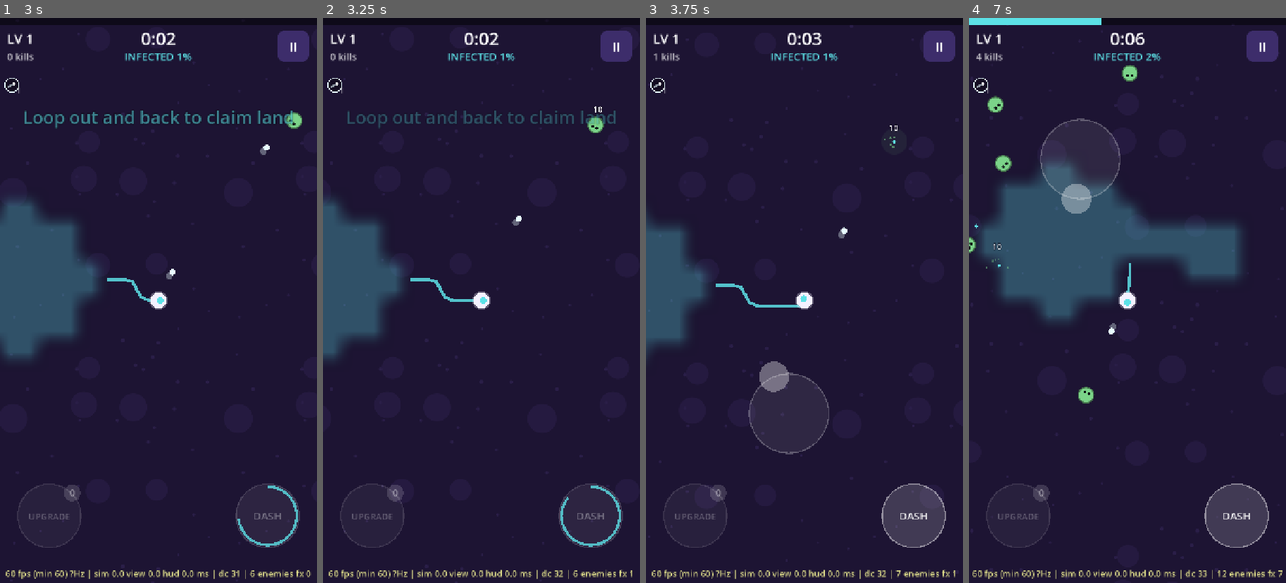
Above: before the commit, frames 1-4 (left to right).
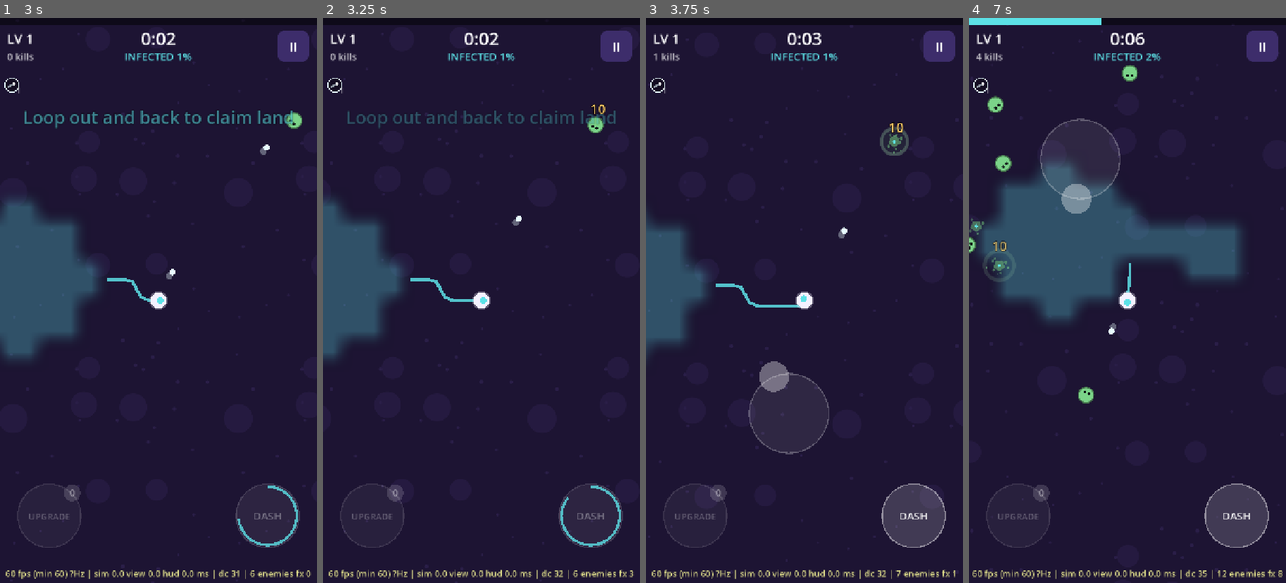
Above: after the commit, the same moments.

Repository: yousufkamran222-code/survivor-lite
Game: Godot game, scene res://scenes/main.tscn
The game is run twice, just before and just after one commit, with the same random seed, the same clock (stepped at 60 frames per second) and the same inputs.
Inputs (mouse positions are in pixels of both pictures, inside the frame that each line leads up to):
- Up to frame 1 (3 s): click "PLAY" at 0.5 s; tap Enter at 1.25 s; move the mouse to (228, 272) at 1.27 s; hold D 1.28-2 s; tap E at 1.35 s; click (228, 272) at 1.42 s; tap Space at 1.52 s; drag from (95, 328) to (142, 413) at 2.02 s; move the mouse to (190, 176) at 2.77 s; hold D from 2.78 s (still down); tap 1 at 2.85 s
- Up to frame 2 (3.25 s): keep holding D
- Up to frame 3 (3.75 s): release D at 3.5 s; drag from (788, 413) to (709, 215) at 3.52 s
- Up to frame 4 (7 s): move the mouse to (1222, 385) at 4.27 s; hold A 4.28-5 s; tap E at 4.35 s; tap Space at 4.52 s; drag from (1032, 215) to (1079, 159) at 5.02 s; move the mouse to (1143, 300) at 5.77 s; hold S 5.78-6.5 s; tap 1 at 5.85 s; click (1143, 300) at 5.92 s; drag from (1079, 159) to (1064, 328) at 6.52 s

Frame 1 is identical in both runs. In frame 2, less than 0.1% of the frame differs, in the area x 84-98%, y 15-99%; in frame 3, 0.3%; in frame 4, 0.3%, in the area x 0-99%, y 35-99%.

Commit message:
Polish Phase 2: combat feel
Presentation only (balance sims unchanged); knobs in balance.json juice.
- Hits: enemies pulse while flashing; 2 sparks per hit (budgeted per frame).
- Damage numbers v2: pop-in, hits on the same enemy merge into a growing
  total, bigger and gold for big hits (hit event now carries uid/frac).
- Kills: batched kill rings, fading goo splats on the floor (ring buffer
  of 50), alternating kill sounds (new kill2) whose pitch climbs with the
  chain.
- Elite kill: hit-stop + gold shower. Boss kill: 0.8 s slow-motion.
- Smooth camera shake (no buzz at 120 fps), shake_mult knob.
- Cosmetic kill streak 'x25' with milestone chimes.
- New textures: ShapeTextures.ring and .splat.
- build_assets: new sounds go at the end (shared noise RNG).
Desktop cost: view +0.15 ms, HUD +0.08 ms. 120 tests pass.

Co-Authored-By: Claude Opus 5.5 <noreply@anthropic.com>
Claude-Session: https://claude.ai/code/session_01Gsp3VoJ3zGpAvdK2aQa9r5

Diff:
--- a/data/balance.json
+++ b/data/balance.json
@@ -180,7 +180,22 @@
     "dash_button_radius": 72,
     "dash_button_margin": 40,
     "shake_bomb": 18,
-    "hitstop_chest_s": 0.0
+    "hitstop_chest_s": 0.0,
+    "hit_pulse": 0.22,
+    "hit_sparks_per_frame": 6,
+    "splat_max": 50,
+    "splat_s": 3.0,
+    "num_pop": 0.6,
+    "num_merge_s": 0.3,
+    "num_big_scale": 0.6,
+    "streak_window_s": 1.2,
+    "streak_show": 10,
+    "kill_pitch_step": 0.02,
+    "kill_pitch_max": 0.4,
+    "hitstop_elite_s": 0.08,
+    "slowmo_boss_s": 0.8,
+    "slowmo_scale": 0.3,
+    "shake_mult": 1.0
   },
   "palette": {
     "core": "#ffb27a",
--- a/scripts/autoload/sfx.gd
+++ b/scripts/autoload/sfx.gd
@@ -7,6 +7,7 @@
 	"shoot": preload("res://assets/processed/sfx/shoot.wav"),
 	"hit": preload("res://assets/processed/sfx/hit.wav"),
 	"kill": preload("res://assets/processed/sfx/kill.wav"),
+	"kill2": preload("res://assets/processed/sfx/kill2.wav"),
 	"pickup": preload("res://assets/processed/sfx/pickup.wav"),
 	"level_up": preload("res://assets/processed/sfx/level_up.wav"),
 	"hurt": preload("res://assets/processed/sfx/hurt.wav"),
@@ -27,8 +28,8 @@
 	"upgrade": preload("res://assets/processed/sfx/upgrade.wav"),
 	"deny": preload("res://assets/processed/sfx/deny.wav"),
 }
-const MIN_GAP_MS := {"shoot": 70, "hit": 45, "kill": 40, "pickup": 35, "chain": 80, "click": 40, "convert": 90}
-const VOLUME_DB := {"shoot": -14.0, "hit": -12.0, "kill": -9.0, "pickup": -13.0, "chain": -10.0}
+const MIN_GAP_MS := {"shoot": 70, "hit": 45, "kill": 40, "kill2": 40, "pickup": 35, "chain": 80, "click": 40, "convert": 90}
+const VOLUME_DB := {"shoot": -14.0, "hit": -12.0, "kill": -9.0, "kill2": -9.0, "pickup": -13.0, "chain": -10.0}
 
 var _players: Array[AudioStreamPlayer] = []
 var _last := {}
--- a/scripts/core/world.gd
+++ b/scripts/core/world.gd
@@ -827,7 +827,7 @@
 		resist = maxf(resist, float(data.waves.elites.knock_resist))
 	e_knock[i] += knock * (1.0 - resist)
 	if show:
-		_emit({"type": "hit", "pos": e_pos[i], "amount": amount})
+		_emit({"type": "hit", "pos": e_pos[i], "amount": amount, "uid": e_uid[i], "frac": amount / maxf(e_maxhp[i], 1.0)})
 	if e_hp[i] <= 0.0:
 		_dead[i] = true
 
--- a/scripts/game/main.gd
+++ b/scripts/game/main.gd
@@ -39,6 +39,9 @@
 var _new_achievements: Array = []
 var _new_best := false
 var _touch_index := -1
+var _streak := 0  # kills chained within juice.streak_window_s (cosmetic)
+var _streak_ms := 0
+var _slowmo := 0.0  # boss-kill slow motion left (real seconds)
 
 
 func _ready() -> void:
@@ -73,6 +76,8 @@
 		_evo_by_passive[ev.requires] = ev
 		_evo_by_weapon[ev.weapon] = ev
 	hud.show_perf = bool(bal.get("debug", {}).get("show_perf", false))
+	hud.streak_show = int(bal.juice.get("streak_show", 10))
+	hud.streak_window = float(bal.juice.get("streak_window_s", 1.2))
 	ui_root.add_child(hud)
 	# Bake every upgrade icon (and evolved weapon icon) once for the HUD strip.
 	var atlas := IconAtlas.new()
@@ -202,7 +207,11 @@
 		hitstop -= delta
 		return
 	var t0 := Time.get_ticks_usec()
-	world.step(minf(delta, MAX_STEP_DT), _move_input())
+	var dt := minf(delta, MAX_STEP_DT)
+	if _slowmo > 0.0:
+		_slowmo -= delta
+		dt *= float(bal.juice.get("slowmo_scale", 1.0))
+	world.step(dt, _move_input())
 	hud.sim_ms = lerpf(hud.sim_ms, (Time.get_ticks_usec() - t0) / 1000.0, 0.1)
 	hud.cam_pos = view.cam.position
 	hud.fx_count = view.fx.size()
@@ -242,7 +251,7 @@
 			"hit":
 				Sfx.play("hit")
 			"kill":
-				Sfx.play("kill")
+				_on_kill_streak()
 			"pickup":
 				Sfx.play("pickup", 0.15)
 			"nova":
@@ -266,6 +275,7 @@
 			"boss_killed":
 				Sfx.play("boss", 0.0)
 				hitstop = maxf(hitstop, float(bal.juice.hitstop_boss_kill_s))
+				_slowmo = float(bal.juice.get("slowmo_boss_s", 0.0))
 				Analytics.event("boss_killed", {"t": int(world.time)})
 			"death":
 				Sfx.play("death", 0.0)
@@ -293,6 +303,7 @@
 			"elite_killed":
 				Sfx.play("boss", 0.1)
 				Input.vibrate_handheld(60)
+				hitstop = maxf(hitstop, float(bal.juice.get("hitstop_elite_s", 0.0)))
 			"evolution_ready":
 				hud.toast("EVOLUTION READY", pal.ui_accent, 2.4)
 				hud.toast("Kill an elite for a chest", Color(pal.text, 0.9), 2.4)
@@ -340,12 +351,30 @@
 				Analytics.event("pickup", {"kind": ev.kind, "t": int(world.time)})
 
 
+## Kill sound climbs in pitch while kills keep chaining (cosmetic streak;
+## no gameplay effect). Milestones get a chime and a HUD pop.
+func _on_kill_streak() -> void:
+	var now := Time.get_ticks_msec()
+	_streak = _streak + 1 if now - _streak_ms < int(float(bal.juice.get("streak_window_s", 1.0)) * 1000.0) else 1
+	_streak_ms = now
+	var j: Dictionary = bal.juice
+	var pitch := 1.0 + minf(_streak * float(j.get("kill_pitch_step", 0.0)), float(j.get("kill_pitch_max", 0.0)))
+	Sfx.play("kill2" if _streak % 2 == 0 else "kill", 0.04, pitch)
+	hud.set_streak(_streak)
+	if _streak in [25, 50, 100, 200, 400]:
+		Sfx.play("chest", 0.0, 1.1)
+		Input.vibrate_handheld(30)
+
+
 func _start_run() -> void:
 	var meta := Progression.meta_bonus(data.meta, Save.meta_levels)
 	world = World.new(GameData.apply_mode(data, _current_mode().id), randi(), meta)
 	view.set_world(world)
 	hud.world = world
 	hitstop = 0.0
+	_slowmo = 0.0
+	_streak = 0
+	hud.set_streak(0)
 	Analytics.event("run_start", {"run": Save.runs + 1, "mode": _current_mode().id})
 	if world.terr != null:
 		hud.toast("Loop out and back to claim land", pal.player_nucleus, 3.0)
--- a/scripts/game/shape_textures.gd
+++ b/scripts/game/shape_textures.gd
@@ -80,3 +80,31 @@
 			var d := absf(p.x) / 0.8 + absf(p.y)
 			img.set_pixel(x, y, Color(1, 1, 1, _aa(1.0, d, 1.5 / h)))
 	return ImageTexture.create_from_image(img)
+
+
+## Thin ring (kill pops), batched like the discs.
+static func ring(size: int = 64) -> ImageTexture:
+	var img := Image.create(size, size, false, Image.FORMAT_RGBA8)
+	var h := size / 2.0
+	var px := 1.0 / h
+	for y in size:
+		for x in size:
+			var d := Vector2((x + 0.5 - h) / h, (y + 0.5 - h) / h).length()
+			img.set_pixel(x, y, Color(1, 1, 1, _aa(1.0, d, px) * (1.0 - _aa(0.78, d, px))))
+	return ImageTexture.create_from_image(img)
+
+
+## Goo splat for the floor: a soft blob with a few droplets (deterministic).
+static func splat(size: int = 64) -> ImageTexture:
+	var img := Image.create(size, size, false, Image.FORMAT_RGBA8)
+	var h := size / 2.0
+	var px := 1.0 / h
+	var drops := [[Vector2(0.62, -0.3), 0.16], [Vector2(-0.55, 0.45), 0.13], [Vector2(0.15, 0.7), 0.1], [Vector2(-0.4, -0.62), 0.11]]
+	for y in size:
+		for x in size:
+			var p := Vector2((x + 0.5 - h) / h, (y + 0.5 - h) / h)
+			var a := _aa(0.5 + 0.05 * sin(atan2(p.y, p.x) * 5.0), p.length(), px)
+			for dr in drops:
+				a = maxf(a, _aa(dr[1], p.distance_to(dr[0]), px))
+			img.set_pixel(x, y, Color(1, 1, 1, a))
+	return ImageTexture.create_from_image(img)
--- a/scripts/game/world_view.gd
+++ b/scripts/game/world_view.gd
@@ -39,6 +39,16 @@
 var _blob_scale := 1.0
 var _core_flash := 0.0
 var digits: DigitAtlas  # set by Main; baked digits for damage numbers
+var _splats: SpriteBatch  # goo left on the floor by kills (under everything)
+var _rings: SpriteBatch  # kill rings (batched ring texture)
+var _sp_pos := PackedVector2Array()
+var _sp_size := PackedFloat32Array()
+var _sp_col := PackedColorArray()
+var _sp_t := PackedFloat32Array()
+var _sp_next := 0
+var _num_by_uid := {}  # enemy uid -> its live damage number (merging)
+var _sparks_left := 0  # hit sparks still allowed this frame
+var _shake_t := 0.0
 ## CPU ms spent in this view since Main last read it (fill + draw recording);
 ## Main resets it each frame (benchmark and perf readout).
 var cpu_ms := 0.0
@@ -61,12 +71,14 @@
 	texture_repeat = CanvasItem.TEXTURE_REPEAT_ENABLED
 	var perf: Dictionary = bal.perf
 	var disc := ShapeTextures.disc()
+	_splats = _batch(ShapeTextures.splat(), int(juice.get("splat_max", 50)))
 	_gems = _batch(ShapeTextures.diamond(), int(bal.xp.max_gems))
 	_shots = _batch(disc, int(perf.max_enemy_shots) * 2)
 	_enemies = _batch(ShapeTextures.blob(64, ENEMY_DIRS), int(game_data.waves.max_alive) + 120, ENEMY_DIRS)
 	_allies = _batch(ShapeTextures.ally_cell(), 64)
 	_bullets = _batch(disc, int(perf.max_projectiles) * 2)
-	_dots = _batch(disc, int(perf.max_effects))
+	_dots = _batch(disc, int(perf.max_effects) + 40)
+	_rings = _batch(ShapeTextures.ring(), 48)
 	_blob_scale = 2.0 / ShapeTextures.BLOB_BODY  # body radius -> quad width
 	_top = Node2D.new()
 	_top.draw.connect(_draw_top)
@@ -98,6 +110,13 @@
 		w.terr.dirty.clear()
 	fx.clear()
 	shake = 0.0
+	_num_by_uid.clear()
+	_damage_numbers = 0
+	_sp_pos.clear()
+	_sp_size.clear()
+	_sp_col.clear()
+	_sp_t.clear()
+	_sp_next = 0
 	_damage_numbers = 0
 
 
@@ -111,15 +130,15 @@
 	for ev in events:
 		match ev.type:
 			"hit":
-				if juice.damage_numbers and _damage_numbers < int(bal.perf.max_damage_numbers):
-					_damage_numbers += 1
-					_add_fx({"kind": "num", "pos": ev.pos + Vector2(randf_range(-8, 8), -10), "text": str(roundi(ev.amount)), "value": roundi(ev.amount), "life": 0.55}, max_fx)
+				_on_hit(ev, max_fx)
 			"kill":
 				var c := GameData.color(ev.color)
 				for k in int(juice.kill_burst_particles):
 					var a := randf() * TAU
 					_add_fx({"kind": "dot", "pos": ev.pos, "vel": Vector2(cos(a), sin(a)) * randf_range(60, 170), "color": c, "r": randf_range(2.5, 5.0), "life": 0.35}, max_fx)
 				_add_fx({"kind": "pop", "pos": ev.pos, "color": c, "r": ev.radius, "life": 0.18}, max_fx)
+				_add_fx({"kind": "kring", "pos": ev.pos, "color": c, "r": ev.radius, "life": 0.22}, max_fx + 10)
+				_add_splat(ev.pos, ev.radius * (3.4 if ev.elite else 2.6), c)
 			"nova":
 				_add_fx({"kind": "ring", "pos": ev.pos, "r": ev.radius, "life": 0.3, "color": _wcolor("nova", pal.nova)}, max_fx + 4)
 				if not ev.get("tower", false):
@@ -139,6 +158,10 @@
 			"elite_killed":
 				add_shake(10.0)
 				_add_fx({"kind": "ring", "pos": ev.pos, "r": 150.0, "life": 0.4, "color": elite_color}, max_fx + 4)
+				# Gold shower: sparks burst up and fall.
+				for n in 18:
+					var a := -PI / 2.0 + randf_range(-1.1, 1.1)
+					_add_fx({"kind": "dot", "pos": ev.pos, "vel": Vector2(cos(a), sin(a)) * randf_range(220, 420), "grav": 700.0, "color": elite_color, "r": randf_range(3.0, 6.0), "life": 0.7}, max_fx + 30)
 			"pickup_item":
 				match ev.kind:
 					"vacuum":
@@ -218,17 +241,27 @@
 		if f.t >= f.life:
 			if f.kind == "num":
 				_damage_numbers -= 1
+				if _num_by_uid.get(f.uid) == f:
+					_num_by_uid.erase(f.uid)
 			fx.remove_at(i)
 			continue
 		if f.has("vel"):
+			if f.has("grav"):
+				f.vel.y += f.grav * delta
 			f.pos += f.vel * delta
 		i += 1
 	_hurt_t = maxf(0.0, _hurt_t - delta)
 	_core_flash = maxf(0.0, _core_flash - delta)
 	if world.p_dash_t > 0.0:
 		_add_fx({"kind": "dot", "pos": world.p_pos, "vel": Vector2.ZERO, "color": Color(pal.player, 0.6), "r": world.p_radius, "life": 0.22}, int(bal.perf.max_effects) + 8)
+	_sparks_left = int(juice.get("hit_sparks_per_frame", 6))
+	_age_splats(delta)
+	# Smooth shake: layered sines instead of a new random offset every frame
+	# (which buzzes at 90/120 fps), scaled by the shake setting.
 	shake = maxf(0.0, shake - float(juice.shake_decay) * delta)
-	var off := Vector2(randf_range(-1, 1), randf_range(-1, 1)) * shake
+	_shake_t += delta
+	var off := Vector2(sin(_shake_t * 47.0) * 0.6 + sin(_shake_t * 21.0 + 1.7) * 0.4,
+		cos(_shake_t * 43.0) * 0.6 + sin(_shake_t * 19.0 + 0.4) * 0.4) * shake * float(juice.get("shake_mult", 1.0))
 	cam.position = (world.core_pos if world.p_down > 0.0 else world.p_pos) + off
 	var vp := get_viewport_rect().size
 	var view := Rect2(cam.position - vp / 2.0, vp).grow(80)
@@ -237,6 +270,7 @@
 	_fill_enemies(view)
 	_fill_bullets()
 	_fill_dots()
+	_fill_splats()
 	queue_redraw()
 	_top.queue_redraw()
 
@@ -362,6 +396,7 @@
 	_allies.begin()
 	var white := Color.WHITE
 	var pp := world.p_pos
+	var pulse_k := float(juice.get("hit_pulse", 0.0)) / maxf(float(juice.flash_s), 0.001)
 	for i in world.e_pos.size():
 		var p := world.e_pos[i]
 		var r := world.enemy_radius(i)
@@ -384,7 +419,8 @@
 			c = c.lerp(white, 0.5 + 0.5 * sin(world.time * 40.0))
 		elif world.def_on and world.e_slow[i] > 0.0:
 			c = c.lerp(pal.nova, 0.5)  # Fever Node slow
-		_enemies.add(p, r * _blob_scale, c, (pp - p).angle())
+		var pulse := 1.0 + pulse_k * maxf(world.e_flash[i], 0.0)  # pops a little when hit
+		_enemies.add(p, r * _blob_scale * pulse, c, (pp - p).angle())
 	_enemies.commit()
 	_allies.commit()
 
@@ -410,6 +446,12 @@
 		elif f.kind == "pop":
 			_dots.add(f.pos, f.r * 2.0 * (1.0 + k), Color(f.color, 0.45 * (1.0 - k)))
 	_dots.commit()
+	_rings.begin()
+	for f in fx:
+		if f.kind == "kring":
+			var k: float = f.t / f.life
+			_rings.add(f.pos, f.r * 2.0 * (1.0 + 1.6 * k), Color(f.color.lightened(0.3), 0.9 * (1.0 - k)))
+	_rings.commit()
 
 
 # ------------------------------------------------- immediate top layer (few)
@@ -477,10 +519,17 @@
 	# Damage numbers last, from the baked digit texture: one batch, no text
 	# layout per frame (same look: rise 40 px and fade).
 	if digits != null and digits.baked:
+		var gold: Color = pal.ui_accent
+		var pop := float(juice.get("num_pop", 0.0))
+		var big_k := float(juice.get("num_big_scale", 0.0))
 		for f in fx:
 			if f.kind == "num":
 				var k: float = f.t / f.life
-				digits.draw_number(ci, int(f.value), f.pos + Vector2(0, -40.0 * k - 8.0), 26.0, Color(1, 1, 1, 1.0 - k * k))
+				var big := clampf(float(f.frac), 0.0, 1.0)
+				var h := 26.0 * (1.0 + big_k * big) * (1.0 + pop * maxf(0.0, 1.0 - f.t / 0.12))
+				var col := Color.WHITE.lerp(gold, clampf(big * 1.5, 0.0, 1.0))
+				col.a = 1.0 - k * k
+				digits.draw_number(ci, int(f.value), f.pos + Vector2(0, -40.0 * k - 8.0), h, col)
 	var bi := world.boss_index
 	if bi >= 0 and bi < world.e_pos.size():
 		var p := world.e_pos[bi]
@@ -550,3 +599,63 @@
 	if left < 2.5 and fmod(now, 0.25) < 0.12:
 		c = pal.player_hurt
 	ci.draw_polyline(pts, Color(c, 0.85), 7.0)
+
+
+## Damage numbers merge per enemy while hits keep landing (one growing total
+## instead of a spray), and each hit throws a couple of sparks (budgeted per
+## frame).
+func _on_hit(ev: Dictionary, max_fx: int) -> void:
+	if juice.damage_numbers:
+		var uid := int(ev.get("uid", -1))
+		var old: Variant = _num_by_uid.get(uid)
+		if old != null and old.t < float(juice.get("num_merge_s", 0.0)):
+			old.value += roundi(ev.amount)
+			old.frac += float(ev.get("frac", 0.0))
+			old.t = 0.0
+		elif _damage_numbers < int(bal.perf.max_damage_numbers):
+			_damage_numbers += 1
+			var f := {"kind": "num", "pos": ev.pos + Vector2(randf_range(-8, 8), -10), "text": str(roundi(ev.amount)),
+				"value": roundi(ev.amount), "frac": float(ev.get("frac", 0.0)), "uid": uid, "life": 0.55}
+			_add_fx(f, max_fx)
+			_num_by_uid[uid] = f
+	if _sparks_left > 0:
+		_sparks_left -= 1
+		for n in 2:
+			var a := randf() * TAU
+			_add_fx({"kind": "dot", "pos": ev.pos, "vel": Vector2(cos(a), sin(a)) * randf_range(180, 320), "color": Color(1, 0.95, 0.75), "r": 2.5, "life": 0.14}, max_fx + 20)
+
+
+## Floor goo: a fixed-size ring buffer, faded out over juice.splat_s.
+func _add_splat(pos: Vector2, size: float, c: Color) -> void:
+	var cap := int(juice.get("splat_max", 0))
+	if cap <= 0:
+		return
+	var col := Color(c.darkened(0.15), 0.6)
+	if _sp_pos.size() < cap:
+		_sp_pos.append(pos)
+		_sp_size.append(size)
+		_sp_col.append(col)
+		_sp_t.append(0.0)
+	else:
+		_sp_pos[_sp_next] = pos
+		_sp_size[_sp_next] = size
+		_sp_col[_sp_next] = col
+		_sp_t[_sp_next] = 0.0
+		_sp_next = (_sp_next + 1) % cap
+
+
+func _age_splats(delta: float) -> void:
+	for i in _sp_t.size():
+		_sp_t[i] += delta
+
+
+func _fill_splats() -> void:
+	_splats.begin()
+	var life := float(juice.get("splat_s", 3.0))
+	for i in _sp_pos.size():
+		var k := _sp_t[i] / life
+		if k < 1.0:
+			var c := _sp_col[i]
+			c.a *= 1.0 - k * k
+			_splats.add(_sp_pos[i], _sp_size[i] * (1.0 + 0.15 * minf(_sp_t[i] * 8.0, 1.0)), c)
+	_splats.commit()
--- a/scripts/ui/hud_overlay.gd
+++ b/scripts/ui/hud_overlay.gd
@@ -42,6 +42,10 @@
 var _bars_wait := 0.0
 var _sig_world: World = null
 var icon_atlas: IconAtlas  # set by Main; baked icons for the strip
+var _streak := 0
+var _streak_t := 99.0  # time since the streak last grew
+var streak_show := 10
+var streak_window := 1.2
 
 
 func flash_xp() -> void:
@@ -107,6 +111,7 @@
 func _process(delta: float) -> void:
 	_notice_t = maxf(0.0, _notice_t - delta)
 	_xp_flash = maxf(0.0, _xp_flash - delta)
+	_streak_t += delta
 	if show_perf and world != null:
 		_update_perf(delta)
 	var i := 0
@@ -147,6 +152,7 @@
 		draw_string_outline(font, Vector2(0, ty), t.text, HORIZONTAL_ALIGNMENT_CENTER, w, fs, 8, Color(0, 0, 0, 0.6 * a))
 		draw_string(font, Vector2(0, ty), t.text, HORIZONTAL_ALIGNMENT_CENTER, w, fs, Color(t.color, a))
 		ty += 52.0
+	_draw_streak(w)
 	# Perf readout for playtests (balance.json debug.show_perf).
 	if show_perf:
 		draw_string(font, Vector2(0, size.y - 14), _perf_text, HORIZONTAL_ALIGNMENT_CENTER, w, 20, Color(1, 1, 0.6, 0.85))
@@ -447,3 +453,23 @@
 		Engine.get_frames_per_second(), roundi(_perf_min_fps), ("%dHz" % roundi(hz)) if hz > 0.0 else "?Hz",
 		sim_ms, view_ms, cpu_ms, int(Performance.get_monitor(Performance.RENDER_TOTAL_DRAW_CALLS_IN_FRAME)),
 		world.enemy_count(), fx_count]
+
+
+## Cosmetic kill streak ("x25"), shown from juice.streak_show kills.
+func set_streak(n: int) -> void:
+	if n > _streak or n == 0:
+		_streak_t = 0.0 if n > 0 else 99.0
+	_streak = n
+
+
+func _draw_streak(w: float) -> void:
+	if _streak < streak_show or _streak_t > streak_window + 0.4:
+		return
+	var a := clampf((streak_window + 0.4 - _streak_t) / 0.4, 0.0, 1.0)
+	var pop := 1.0 + 0.35 * maxf(0.0, 1.0 - _streak_t / 0.12)
+	var milestone := _streak >= 50
+	var fs := int((34.0 + minf(_streak, 100) * 0.12) * pop)
+	var col: Color = pal.ui_accent if milestone else Color(1, 1, 1)
+	var pos := Vector2(w - 24.0, 120.0)
+	draw_string_outline(font, pos, "x%d" % _streak, HORIZONTAL_ALIGNMENT_RIGHT, -1, fs, 8, Color(0, 0, 0, 0.6 * a))
+	draw_string(font, pos, "x%d" % _streak, HORIZONTAL_ALIGNMENT_RIGHT, -1, fs, Color(col, a))
Not shown, added: assets/processed/sfx/kill2.wav.import
Not shown, added: assets/processed/sfx/kill2.wav
Not shown, changed: docs/PIPELINE.md
Not shown, changed: docs/POLISH_PLAN.md
Not shown, changed: docs/SESSION_HANDOFF.md
